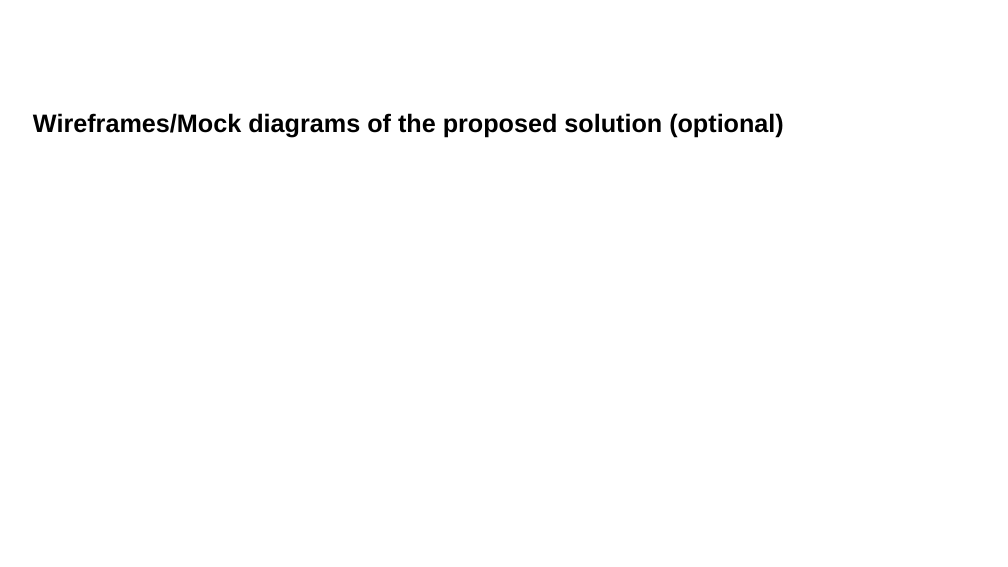
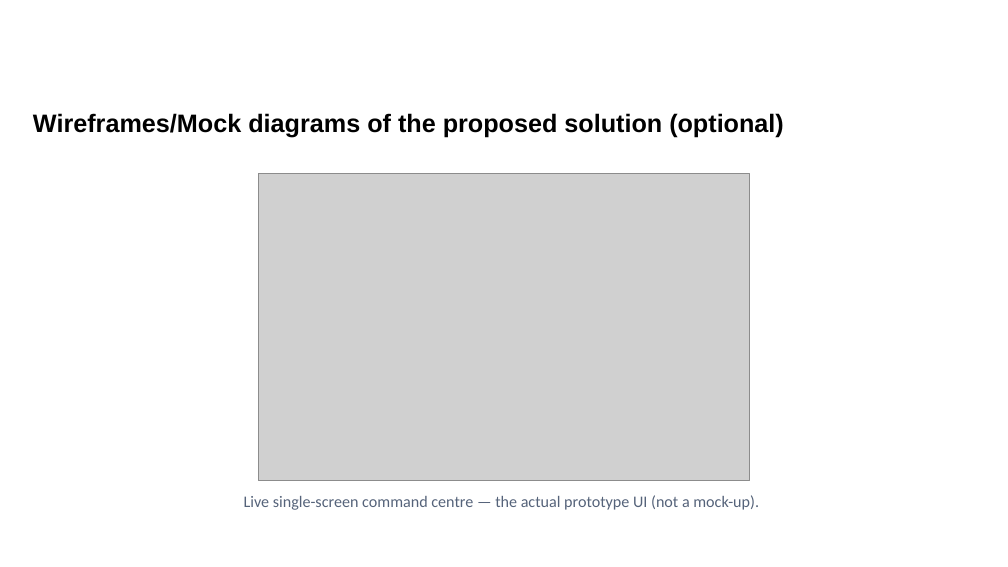
Before and after one commit to Rahulcse79/ksp-crime-intelligence-copilot, a slide deck: slide 6 of Docs/KSP Datathon 2026 _ Prototype Submission Template.pptx. Drawn at 1008x567 pixels with LibreOffice and Linux fonts; fonts in the diff are those of the drawing; grey boxes stand for pictures; background and template pictures are left out. Boxes give left, top, right and bottom in pixels: in the first picture for what was removed or moved away, otherwise in the second. Text is boxed around its words. In the diff, an @@ line names an element or a change of style, - is before the commit and + after.

```diff
--- a/Docs/KSP Datathon 2026 _ Prototype Submission Template.pptx
+++ b/Docs/KSP Datathon 2026 _ Prototype Submission Template.pptx
@@ picture added at [258,173,750,481] @@
@@ text added at [244,495,759,510], 11.5 pt, text #55637A @@
+Live single-screen command centre — the actual prototype UI (not a mock-up).
```
Also in this commit, not shown: 12 other slides changed, 1 slide added, 1 slide removed, 2 other files.
